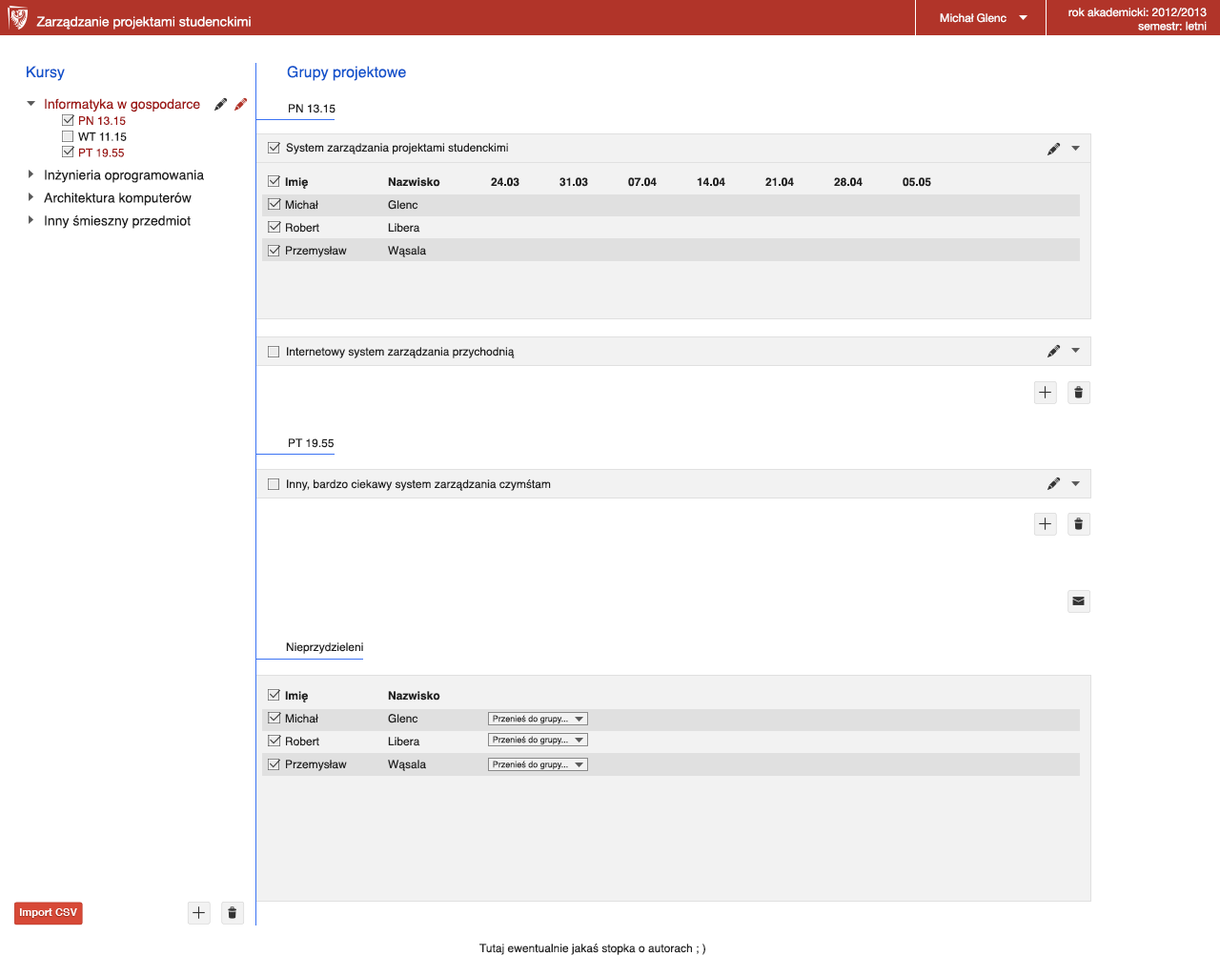
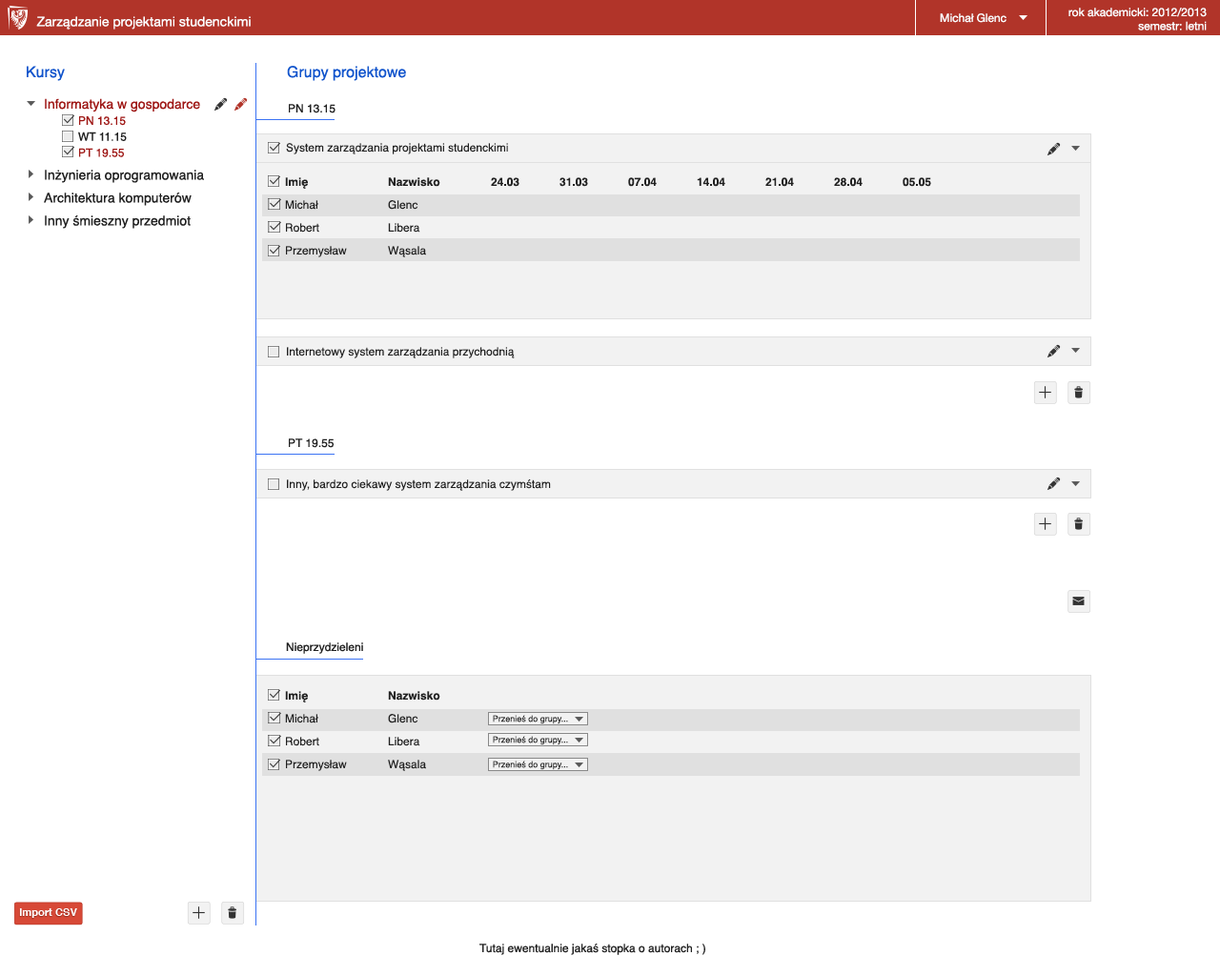
Layers edited between the first and the second 1220×976 image:
hid "Background" over [26, 65, 706, 956]
